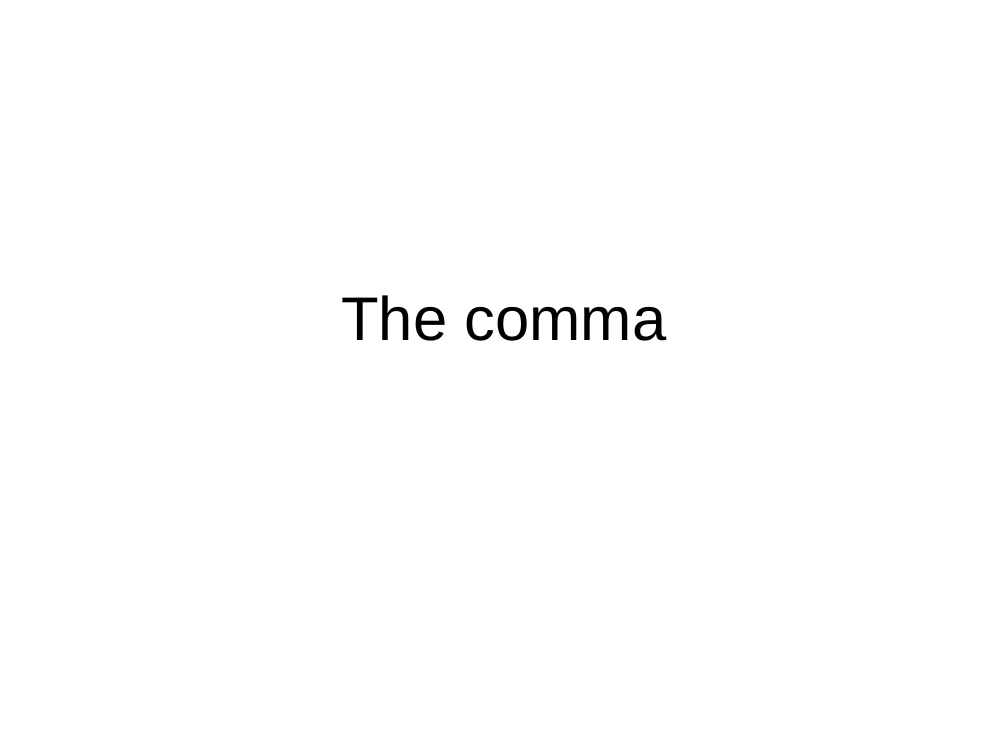
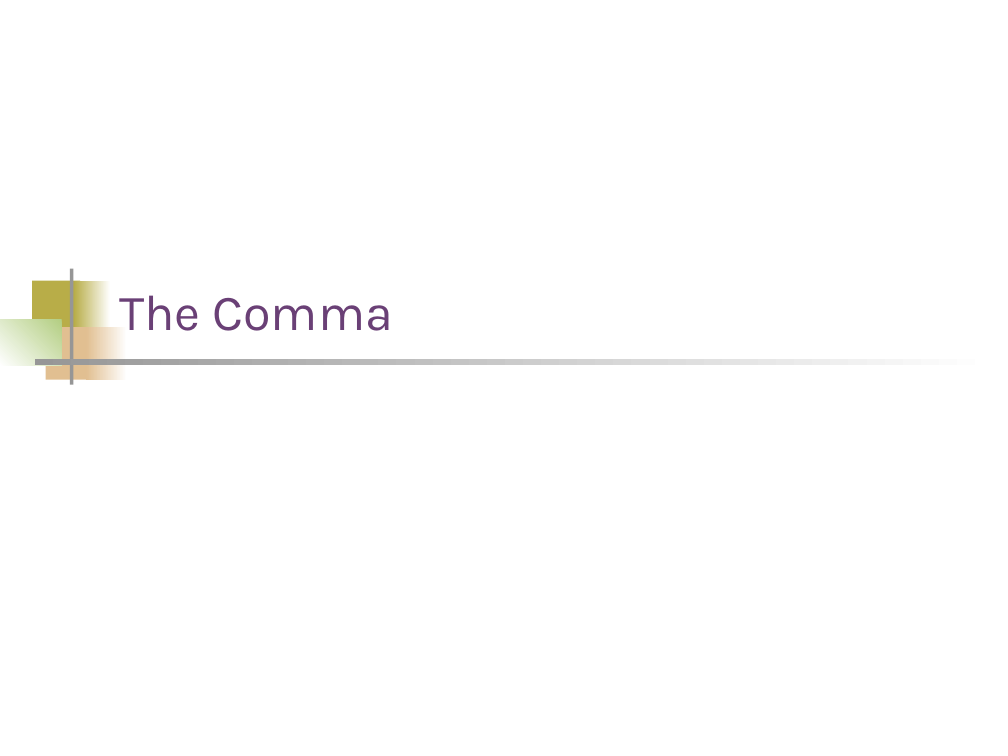
Before and after one commit to palmerc/lab, a slide deck: slide 2 of classes/engl4190/commas_and_end_punctuation.ppt. Drawn at 1008x756 pixels with LibreOffice and Linux fonts; fonts in the diff are those of the drawing. Boxes give left, top, right and bottom in pixels: in the first picture for what was removed or moved away, otherwise in the second. Text is boxed around its words. In the diff, an @@ line names an element or a change of style, - is before the commit and + after.

```diff
--- a/classes/engl4190/commas_and_end_punctuation.ppt
+++ b/classes/engl4190/commas_and_end_punctuation.ppt
@@ title "The Comma" at box(119, 295, 393, 331): vertical alignment middle to bottom @@
@@ title at box(119, 295, 393, 331): text changed; size 44 to 36 pt; font Arial to Karla; text colour #000000 to #6A4076 @@
-The comma
+The Comma
@@ group added at box(0, 269, 994, 385): 7 rectangles @@
```
Also in this commit, not shown: 17 other slides changed, 2 slides added, 4 slides removed.
